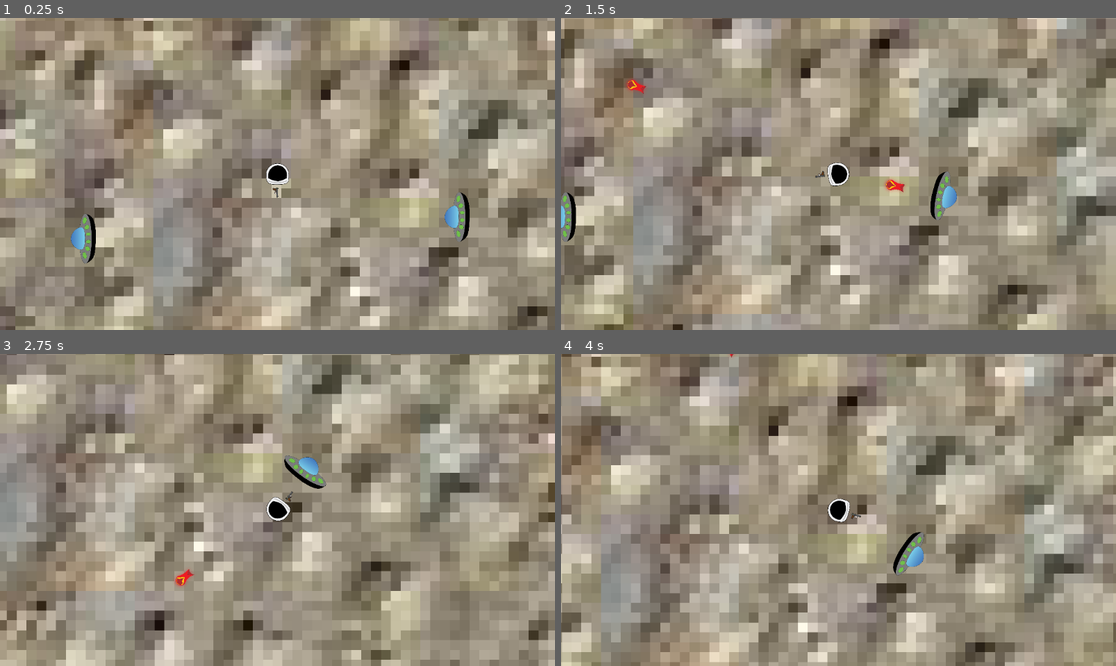
Above: before the commit, frames 1-4 (two rows, left to right).
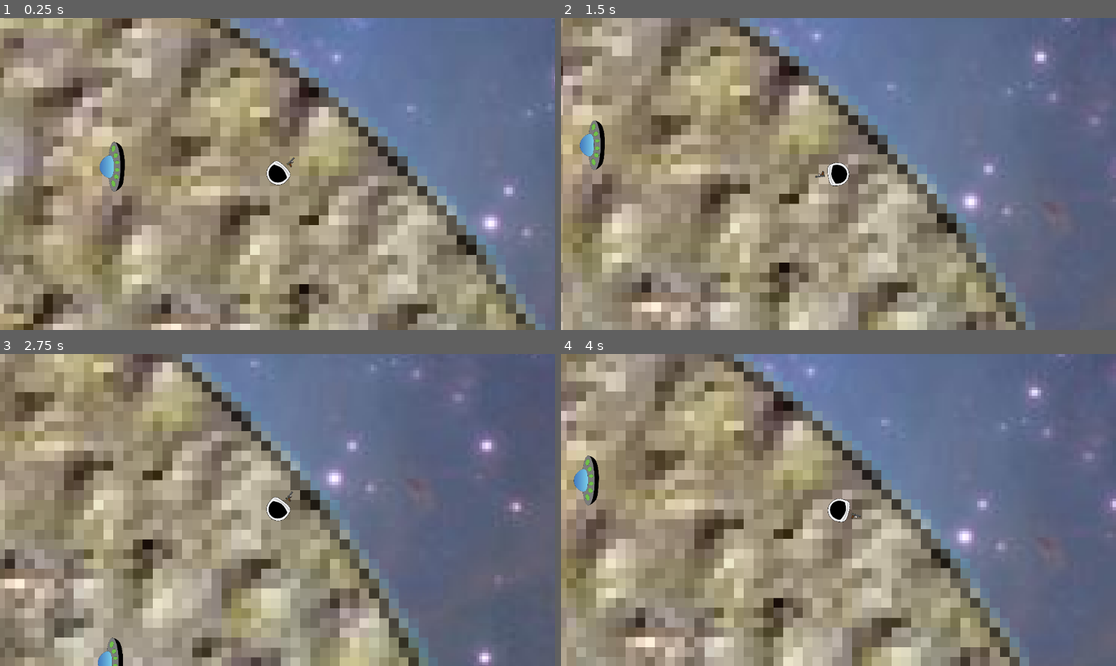
Above: after the commit, the same moments.

Repository: gkdjldgs/Spacegame
Game: Godot game, scene res://scripts/main.tscn
The game is run twice, just before and just after one commit, with the same random seed, the same clock (stepped at 60 frames per second) and the same inputs.
Inputs (mouse positions are in pixels of both pictures, inside the frame that each line leads up to):
- Up to frame 1 (0.25 s): no input
- Up to frame 2 (1.5 s): tap Enter at 0.5 s; move the mouse to (960, 158) at 0.52 s; hold D (right) 0.53-1.28 s; click (960, 158) at 0.6 s; move the mouse to (727, 189) at 1.27 s; hold S (down) from 1.28 s (still down); tap Alt at 1.35 s
- Up to frame 3 (2.75 s): move the mouse to (333, 441) at 2.02 s; release S (down) at 2.03 s; hold D (right) from 2.03 s (still down); tap Shift at 2.1 s
- Up to frame 4 (4 s): move the mouse to (810, 572) at 2.77 s; release D (right) at 2.78 s; hold W (up) 2.78-3.53 s; click (810, 572) at 2.85 s; move the mouse to (1005, 556) at 3.52 s; hold A (left) from 3.53 s (still down); tap Alt at 3.6 s

The runs differ from the first frame. In frame 1, 78% of the frame differs, in the area x 0-100%, y 0-100%; in frame 2, 80%; in frame 3, 80%; in frame 4, 78%.

Commit message:
Coolbackground
Pillars of creation make for a really cool
bg for the game

Diff:
--- a/scripts/main.tscn
+++ b/scripts/main.tscn
@@ -6,6 +6,7 @@
 [ext_resource type="Script" uid="uid://cik3rnsqebmn8" path="res://scripts/autoload.gd" id="5_0nr8p"]
 [ext_resource type="PackedScene" uid="uid://2oqfqxx5b61g" path="res://scripts/enemy.tscn" id="6_kv812"]
 [ext_resource type="PackedScene" uid="uid://ccfhqh8b837fa" path="res://scripts/player.tscn" id="6_ocx4e"]
+[ext_resource type="Texture2D" uid="uid://dl2834cy3gfk8" path="res://images/starry bg.jpg" id="7_ocx4e"]
 
 [node name="Node2D" type="Node2D"]
 script = ExtResource("1_irwmq")
@@ -29,10 +30,17 @@
 script = ExtResource("5_0nr8p")
 
 [node name="Enemy" parent="." instance=ExtResource("6_kv812")]
-position = Vector2(-43, 25)
+position = Vector2(140, -78)
 
 [node name="player" parent="." instance=ExtResource("6_ocx4e")]
-position = Vector2(10, 7)
+position = Vector2(142, -143)
 
 [node name="Node2D" parent="." instance=ExtResource("6_kv812")]
-position = Vector2(61, 19)
+position = Vector2(97, -145)
+
+[node name="Sprite2D" type="Sprite2D" parent="."]
+z_index = -1
+texture_filter = 1
+position = Vector2(-63, 106)
+scale = Vector2(0.8370056, 0.8370056)
+texture = ExtResource("7_ocx4e")
Binary file added: images/spacebg.png
Not shown, added: images/spacebg.png.import
Binary file added: images/starry bg.jpg
Not shown, added: images/starry bg.jpg.import
Not shown: 1 places in scripts/main.tscn that only renumber resources
